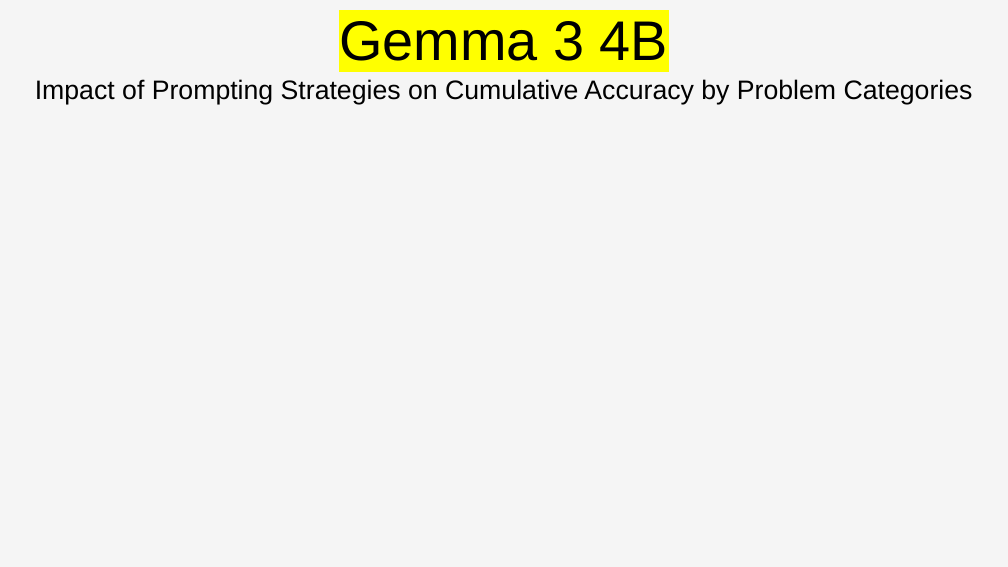
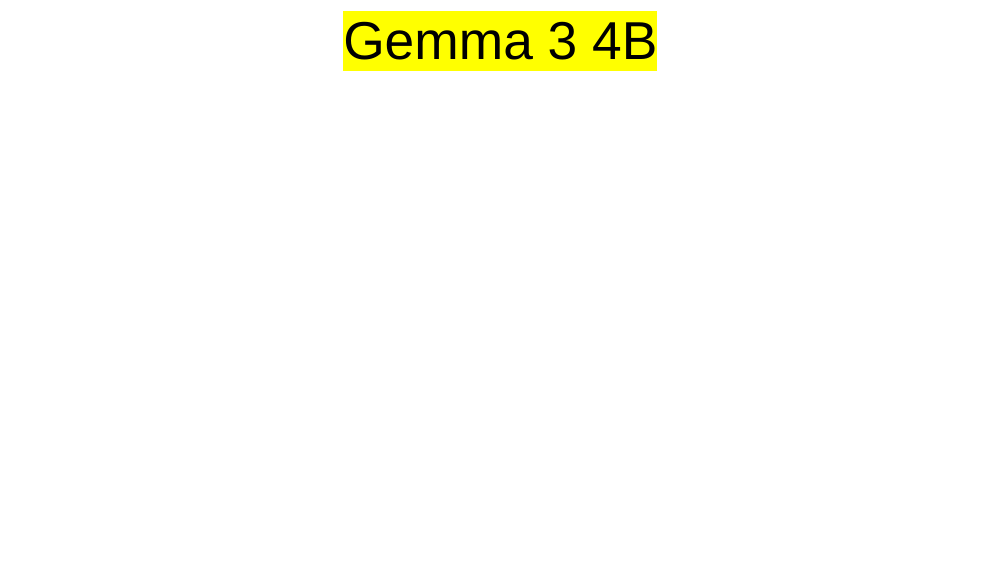
Before and after one commit to PieBerto/Stress-testing-chatbots, a slide deck: slide 3 of Slideshow/Benchmarks Graphs.odp. Drawn at 1008x567 pixels with LibreOffice and Linux fonts; fonts in the diff are those of the drawing. Boxes give left, top, right and bottom in pixels: in the first picture for what was removed or moved away, otherwise in the second. Text is boxed around its words. In the diff, an @@ line names an element or a change of style, - is before the commit and + after.

```diff
--- a/Slideshow/Benchmarks Graphs.odp
+++ b/Slideshow/Benchmarks Graphs.odp
@@ background #F5F5F5 to #FFFFFF @@
@@ title "Gemma 3 4B" at box(343, 21, 657, 60): size 44 to 42 pt @@
@@ title removed at box(35, 79, 973, 104) @@
-Impact of Prompting Strategies on Cumulative Accuracy by Problem Categories
```
Also in this commit, not shown: 2 other slides changed, 17 other files.
